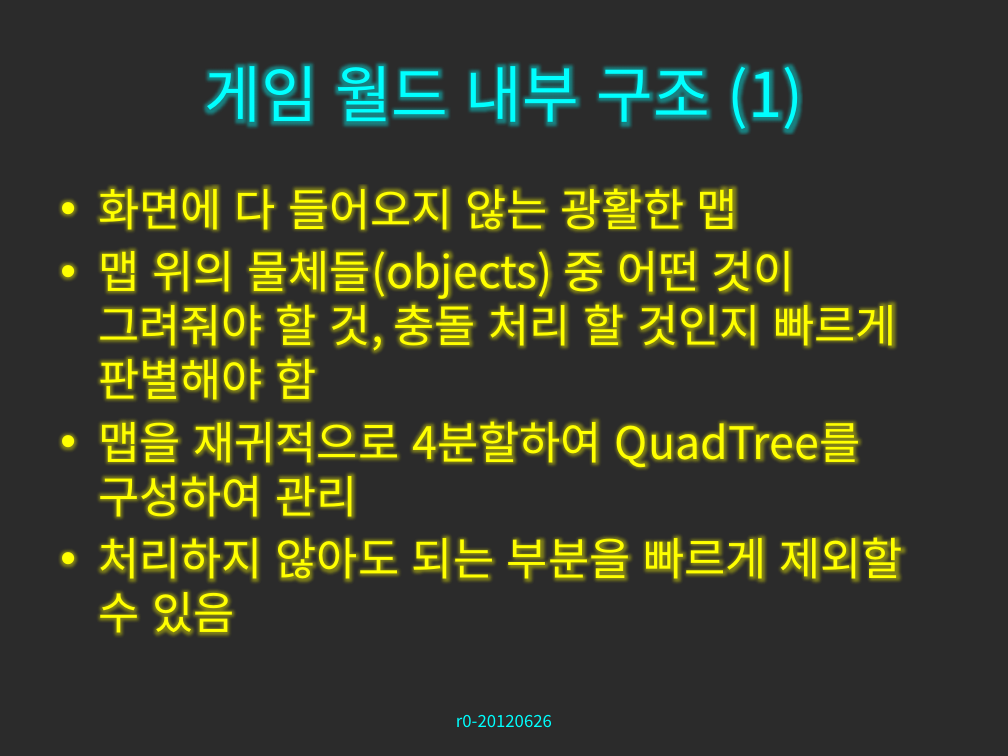
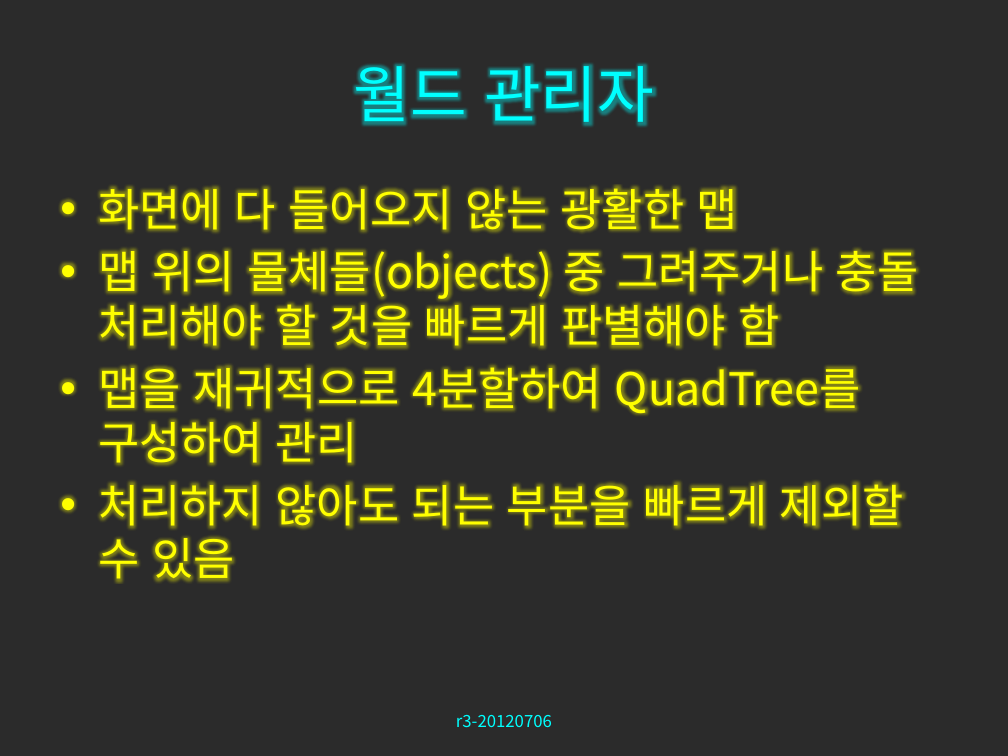
Before and after one commit to zwycid/dimension-drive-downside, a slide deck: slide 19 of presentation/중간발표.pptx (slide 18 before the commit). Drawn at 1008x756 pixels with LibreOffice and Linux fonts; fonts in the diff are those of the drawing; background and template pictures are left out; a plain dark background stands for a picture behind light text. Boxes give left, top, right and bottom in pixels: in the first picture for what was removed or moved away, otherwise in the second. Text is boxed around its words. In the diff, an @@ line names an element or a change of style, - is before the commit and + after.

```diff
--- a/presentation/중간발표.pptx
+++ b/presentation/중간발표.pptx
@@ title at (x1=354, y1=64, x2=654, y2=125): text changed @@
-게임 월드 내부 구조 (1)
+월드 관리자
@@ text at (x1=98, y1=243, x2=918, y2=354): text changed @@
-• 맵 위의 물체들(objects) 중 어떤 것이 그려줘야 할 것, 충돌 처리 할 것인지 빠르게 판별해야 함
+• 맵 위의 물체들(objects) 중 그려주거나 충돌 처리해야 할 것을 빠르게 판별해야 함
@@ text at (x1=456, y1=715, x2=552, y2=727): text changed @@
-r0-20120626
+r3-20120706
```
Also in this commit, not shown: 24 other slides changed, 1 slide added, 2 other files.
